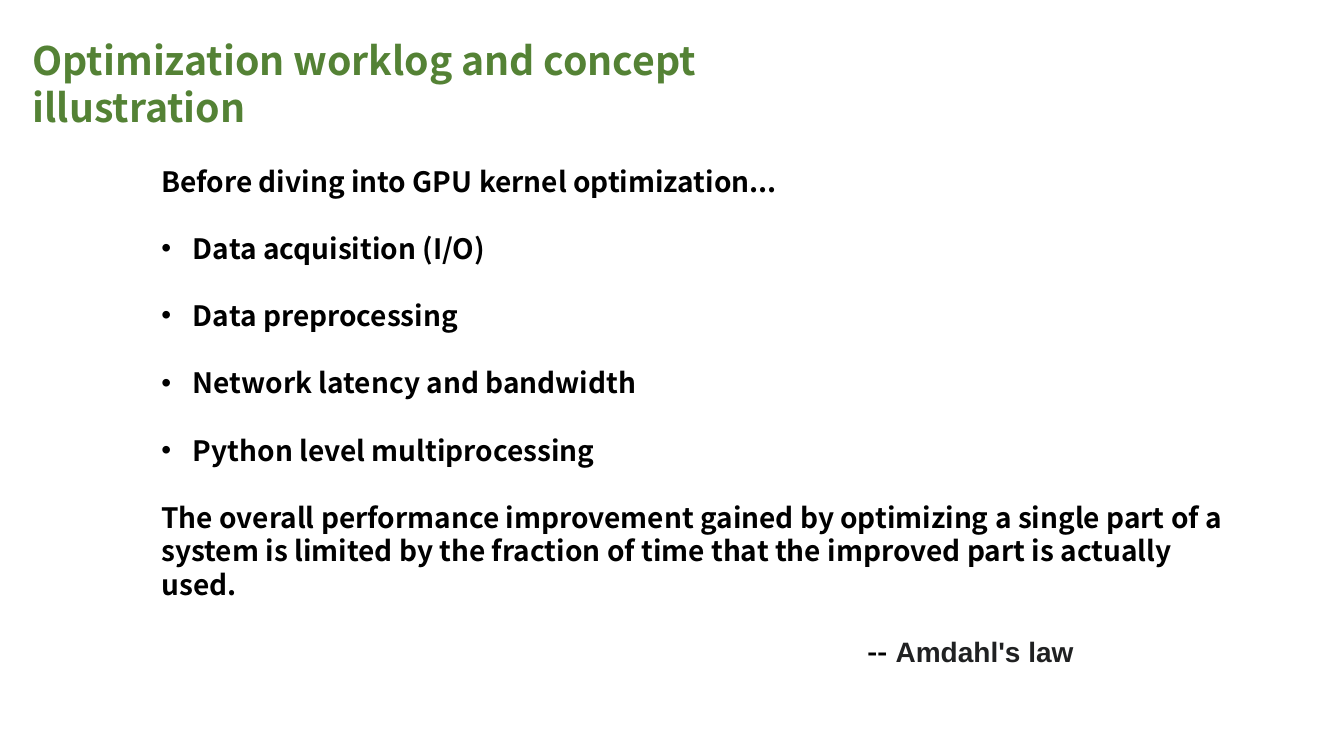
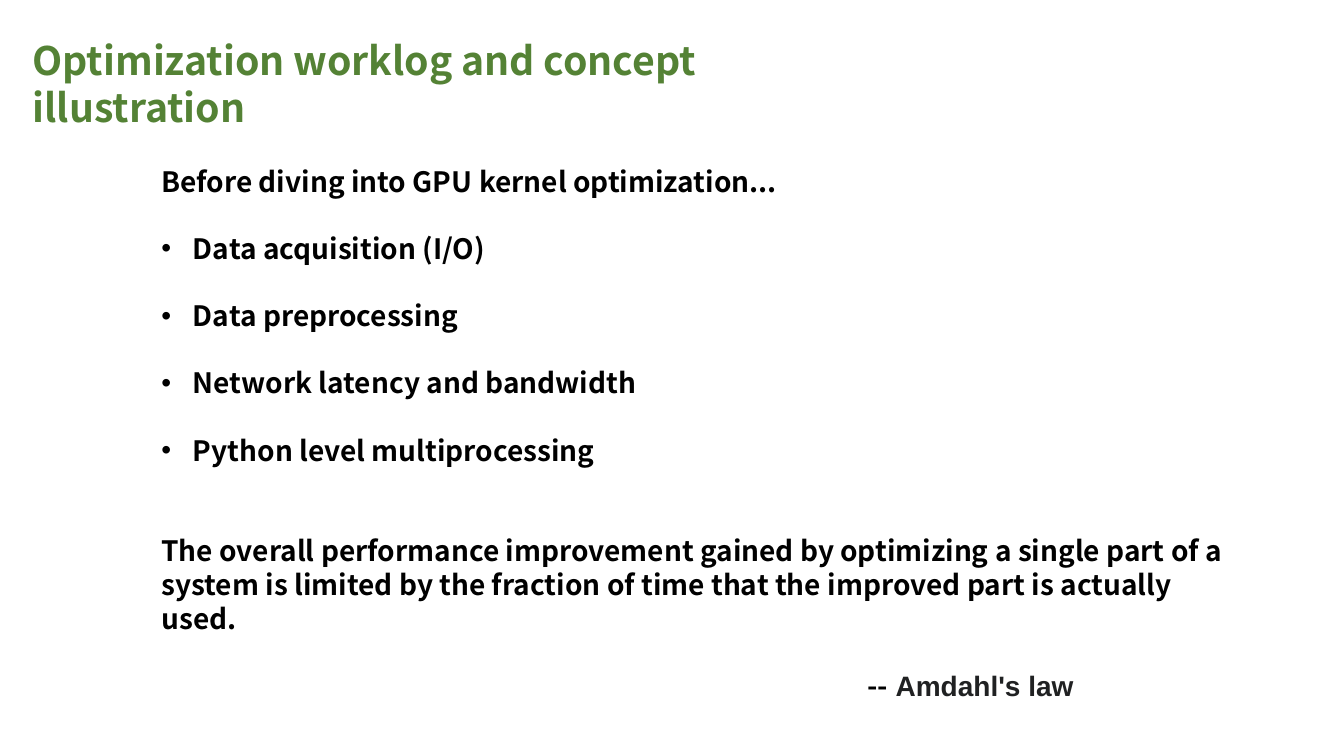
Before and after one commit to InhabitancyCocoon/feather_gemm, a slide deck: slide 9 of docs/presentation.pptx (slide 8 before the commit). Drawn at 1344x756 pixels with LibreOffice and Linux fonts; fonts in the diff are those of the drawing. Boxes give left, top, right and bottom in pixels: in the first picture for what was removed or moved away, otherwise in the second. Text is boxed around its words. In the diff, an @@ line names an element or a change of style, - is before the commit and + after.

```diff
--- a/docs/presentation.pptx
+++ b/docs/presentation.pptx
@@ text "Before diving into GPU kernel ..." rewrapped from <box>161,169,1222,596</box> to <box>161,169,1222,630</box> @@
```
Also in this commit, not shown: 17 other slides changed, 3 slides added, 2 other files.
